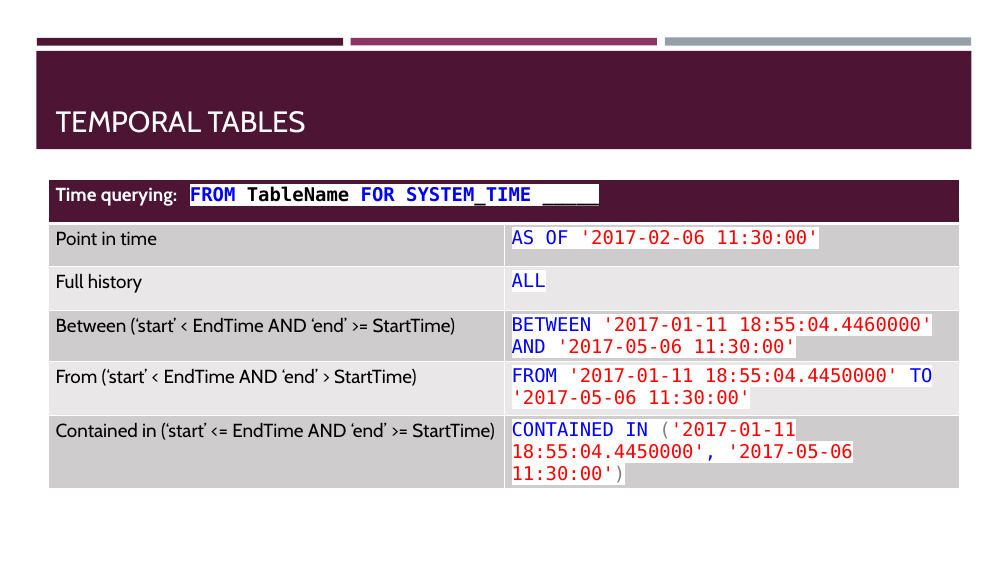
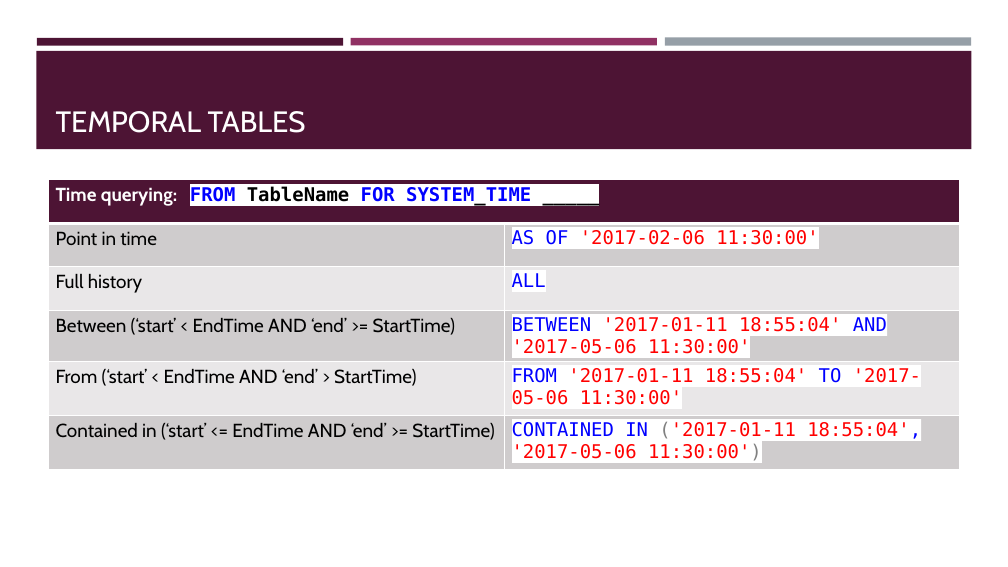
Before and after one commit to sqltran/SevenAwesomeSQLFeatures, a slide deck: slide 20 of AwesomeFreeSQLServerFeatures.pptx. Drawn at 1008x567 pixels with LibreOffice and Linux fonts; fonts in the diff are those of the drawing. Boxes give left, top, right and bottom in pixels: in the first picture for what was removed or moved away, otherwise in the second. Text is boxed around its words. In the diff, an @@ line names an element or a change of style, - is before the commit and + after.

```diff
--- a/AwesomeFreeSQLServerFeatures.pptx
+++ b/AwesomeFreeSQLServerFeatures.pptx
@@ table at (48, 180, 960, 492) @@
-row 4, column 2: BETWEEN '2017-01-11 18:55:04.4460000' AND '2017-05-06 11:30:00'
+row 4, column 2: BETWEEN '2017-01-11 18:55:04' AND '2017-05-06 11:30:00'
-row 5, column 2: FROM '2017-01-11 18:55:04.4450000' TO '2017-05-06 11:30:00'
+row 5, column 2: FROM '2017-01-11 18:55:04' TO '2017-05-06 11:30:00'
-row 6, column 2: CONTAINED IN ('2017-01-11 18:55:04.4450000', '2017-05-06 11:30:00')
+row 6, column 2: CONTAINED IN ('2017-01-11 18:55:04', '2017-05-06 11:30:00')
```
Also in this commit, not shown: 1 other slide changed, 1 slide removed.
